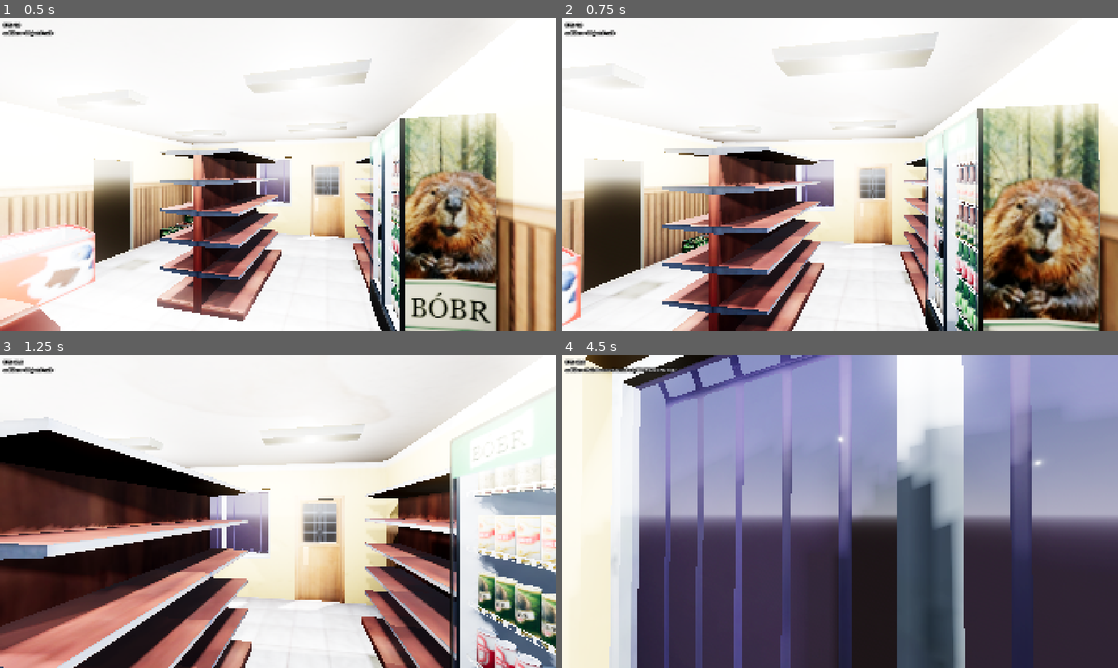
Above: before the commit, frames 1-4 (two rows, left to right).
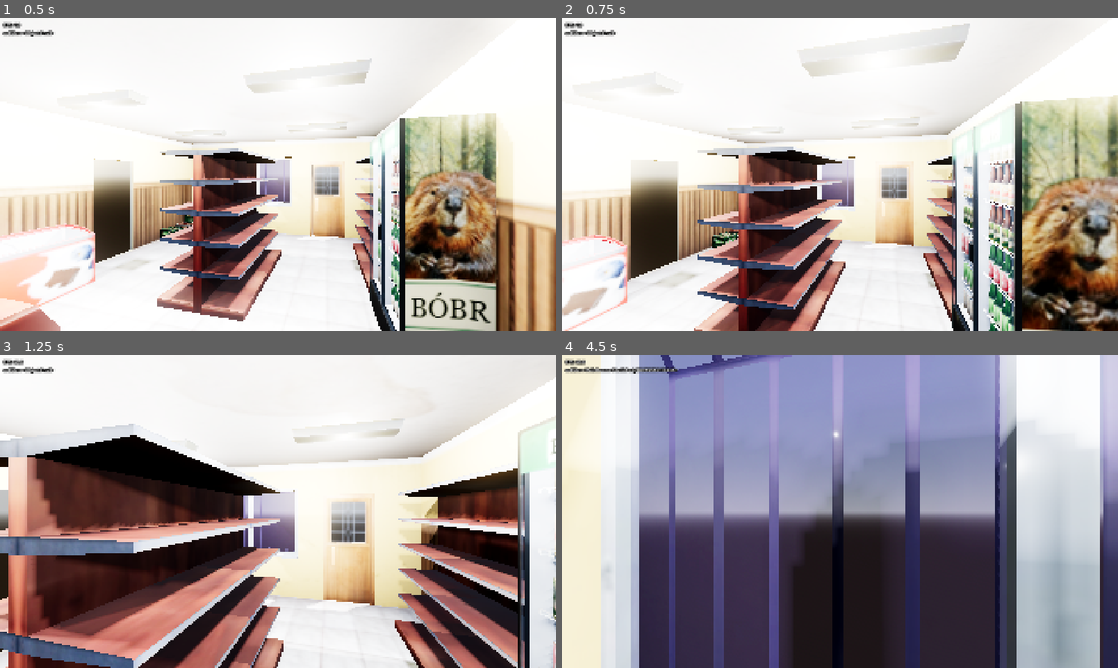
Above: after the commit, the same moments.

Repository: takanazwa5/ProjektMonopolowy
Game: Godot game, scene res://scenes/game/game.tscn
The game is run twice, just before and just after one commit, with the same random seed, the same clock (stepped at 60 frames per second) and the same inputs.
Inputs (mouse positions are in pixels of both pictures, inside the frame that each line leads up to):
- Up to frame 1 (0.5 s): no input
- Up to frame 2 (0.75 s): tap Enter at 0.5 s; move the mouse to (867, 174) at 0.52 s; hold W (walk_forward) from 0.53 s (still down); hold E (interact) from 0.53 s (still down); click (867, 174) at 0.67 s
- Up to frame 3 (1.25 s): keep holding W (walk_forward); keep holding E (interact)
- Up to frame 4 (4.5 s): keep holding W (walk_forward); move the mouse to (812, 511) at 1.27 s; release E (interact) at 1.28 s; tap Ctrl (crouch) at 1.35, 4.35 s; tap E (interact) at 1.55, 2.3, 2.85 s; move the mouse to (851, 505) at 2.02 s; hold G (drop_item) 2.03-2.78 s; move the mouse to (834, 517) at 2.77 s; click (834, 517) at 2.92 s; move the mouse to (878, 514) at 3.52 s; hold E (interact) 3.53-4.28 s; move the mouse to (795, 508) at 4.27 s

Frame 1 is identical in both runs. In frame 2, 47% of the frame differs, in the area x 0-100%, y 1-100%; in frame 3, 51%, in the area x 0-100%, y 0-100%; in frame 4, 49%.
Error after the commit: Parse Error: Cannot find member "Type" in base "Item". (res://features/counter/counter.gd:28)

Commit message:
Refactor item data into separate ItemData resource
Moved item properties and type enum from Item to a new ItemData resource class. Updated Item to use ItemData for its data and interaction signal, improving separation of concerns and reusability.

Diff:
--- a/features/items/item.gd
+++ b/features/items/item.gd
@@ -2,43 +2,23 @@
 class_name Item extends Interactable
 
 
-signal interaction(item: Item)
+signal interaction(item_data: ItemData)
 
 
-enum Type {SZLUGI, PIWO, MISC}
-
-
-@export_range(-1.0, -0.15, 0.01) var preview_zoom: float = -0.15
-@export var item_name: String = ""
-@export var type: Type = Type.MISC
-
-
-static var _names: PackedStringArray = []
+@export var data: ItemData
 
 
 @onready var bottom_marker: Marker3D = %BottomMarker
-
-
-func _init() -> void:
-
-	if Engine.is_editor_hint(): return
-
-	if not item_name.is_empty():
-
-		assert(item_name not in _names, "Duplicate item names: %s" % item_name)
-		_names.append(item_name)
 
 
 func interact(event: InputEvent) -> void:
 
 	if Engine.is_editor_hint(): return
 
-	if not event.is_action_pressed(&"interact"):
+	if not event.is_action_pressed(&"interact"): return
 
-		return
-
-	var copy : Item = duplicate()
-	interaction.emit(copy)
+	var copy : Item = duplicate(0)
+	interaction.emit(data)
 	copy.global_transform = global_transform
 	# NOTE: Might need set_input_as_handled()
 
@@ -46,7 +26,7 @@
 func _get_configuration_warnings() -> PackedStringArray:
 
 	var warnings: PackedStringArray = []
-	if item_name.is_empty(): warnings.append("Item Name is empty.")
+	if data.name.is_empty(): warnings.append("Item name is empty.")
 	if reticle_tooltip_text.is_empty(): warnings.append("Reticle Tooltip Text is empty.")
 	if not is_in_group(&"items"): warnings.append("Not in items group.")
 	if not collision_layer & 0b100 == 0b100: warnings.append("Not in items collision layer.")
--- /dev/null
+++ b/features/items/item_data/item_data.gd
@@ -0,0 +1,20 @@
+class_name ItemData extends Resource
+
+
+enum Type {SZLUGI, PIWO, MISC}
+
+
+@export var name: StringName
+@export var type: Type
+@export_range(-1.0, -0.15, 0.01) var preview_zoom: float = -0.15
+
+
+static var _names: PackedStringArray = []
+
+
+func _init() -> void:
+
+	if not name.is_empty():
+
+		assert(name not in _names, "Duplicate item names: %s" % name)
+		_names.append(name)
Not shown, added: features/items/item_data/item_data.gd.uid
